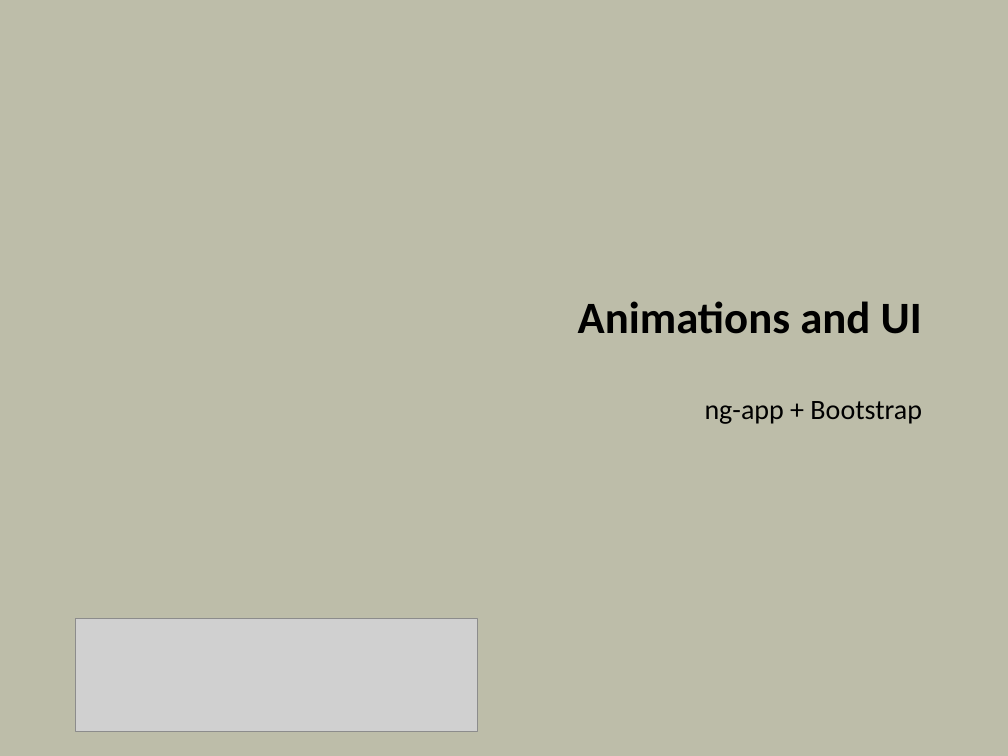
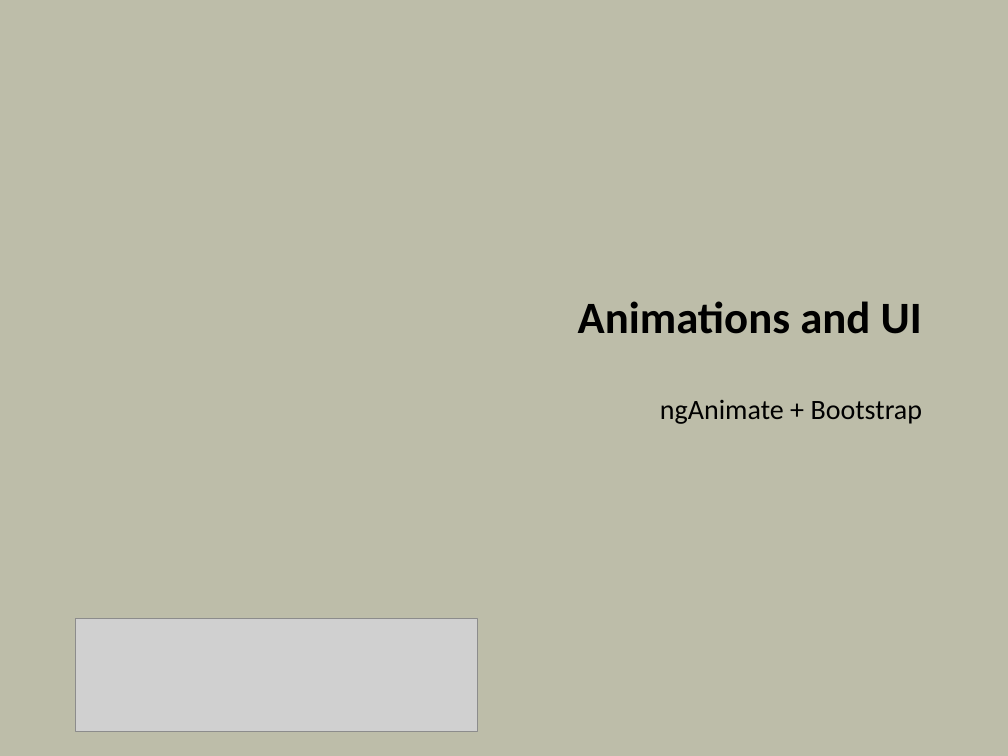
Before and after one commit to OdeToCode/classes, a slide deck: slide 1 of angularjs/slides/08_UI.pptx. Drawn at 1008x756 pixels with LibreOffice and Linux fonts; fonts in the diff are those of the drawing; grey boxes stand for pictures; background and template pictures are left out. Boxes give left, top, right and bottom in pixels: in the first picture for what was removed or moved away, otherwise in the second. Text is boxed around its words. In the diff, an @@ line names an element or a change of style, - is before the commit and + after.

```diff
--- a/angularjs/slides/08_UI.pptx
+++ b/angularjs/slides/08_UI.pptx
@@ subtitle at box(660, 400, 923, 424): text changed @@
-ng-app + Bootstrap
+ngAnimate + Bootstrap
```
Also in this commit, not shown: 11 slides added, 1 slide removed, 38 other files.
